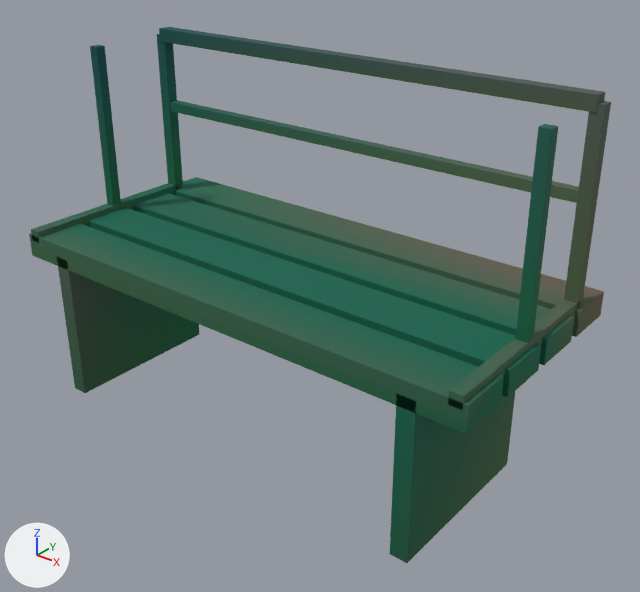
A saved change to the glTF model assets/kit/balcony_3m.glb.
Before and after are seen from a 50 mm camera at (2.94, -2.71, 1.96) aimed at (0.17, 0.75, -0.19). Every picture has the same lights, and +X, +Y and +Z are marked at lower left. The picture after the commit comes second. Vertices at exactly the same position are counted once.

Names of what the first picture shows: 'balcony'.
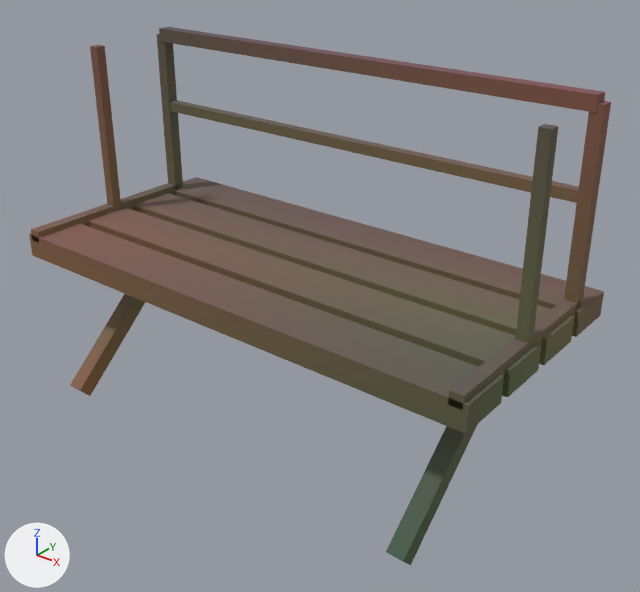
What differs and where, as boxes (x1, y1, x2, y2) in the pictures (640 x 592 px; the box of a moved part takes in the faces that stretch with it):
'balcony', reshaped
    before: (29, 27, 611, 563)
    after: (29, 27, 611, 565)
part 1 of me_balcony, moved or reshaped
    before: (57, 257, 199, 393)
    after: (70, 294, 145, 396)
part 2 of me_balcony, moved or reshaped
    before: (390, 391, 515, 563)
    after: (386, 425, 477, 565)
part 3 of me_balcony, recoloured (green to brown)
    both: (29, 27, 611, 563)

Edits to the bpy script that builds the scene:
```text
Change me_balcony:
    used by ob_balcony; location = (0.0, 0.0, 0.0)
    before: 96 (-1.25, 0.06, -1.0) at pixel (75, 387), 99 (-1.25, 1.05, -0.1), 100 (-1.15, 0.06, -1.0) at pixel (85, 393), 103 (-1.15, 1.05, -0.1)
    before: 104 (1.15, 0.06, -1.0) at pixel (389, 553), 107 (1.15, 1.05, -0.1), 108 (1.25, 0.06, -1.0) at pixel (407, 563), 111 (1.25, 1.05, -0.1)
    remove me_balcony.from_pydata(...)  # 112 vertices, 168 faces; spans x -1.5..1.5, y 0.06..1.44, z -1.0..1.04
    add me_balcony.from_pydata(...)  # 112 vertices, 168 faces; spans x -1.5..1.5, y 0.03..1.44, z -1.04..1.04
    me_balcony part 1
    add for i in [96, 99, 100, 103]: me_balcony.vertices[i].co += Vector((0.0, 0.03, -0.04))
    me_balcony.vertices[97].co: (-1.25, 0.06, -0.1) -> (-1.25, 0.03, -0.96)  # pixel (56, 256) -> pixel (69, 385)
    me_balcony.vertices[98].co: (-1.25, 1.05, -1.0) -> (-1.25, 1.02, -0.06)
    me_balcony.vertices[101].co: (-1.15, 0.06, -0.1) -> (-1.15, 0.03, -0.96)  # pixel (67, 260) -> pixel (79, 390)
    me_balcony.vertices[102].co: (-1.15, 1.05, -1.0) -> (-1.15, 1.02, -0.06)  # pixel (199, 334) -> not seen
    me_balcony part 2
    add for i in [104, 107, 108, 111]: me_balcony.vertices[i].co += Vector((0.0, 0.03, -0.04))
    me_balcony.vertices[105].co: (1.15, 0.06, -0.1) -> (1.15, 0.03, -0.96)  # pixel (396, 393) -> pixel (385, 551)
    me_balcony.vertices[106].co: (1.15, 1.05, -1.0) -> (1.15, 1.02, -0.06)
    me_balcony.vertices[109].co: (1.25, 0.06, -0.1) -> (1.25, 0.03, -0.96)  # pixel (416, 401) -> pixel (403, 561)
    me_balcony.vertices[110].co: (1.25, 1.05, -1.0) -> (1.25, 1.02, -0.06)  # pixel (507, 463) -> not seen
    me_balcony part 3: 156 kept faces spanning x -1.5..1.5, y 0.03..1.44, z -1.04..1.04 get new vertex colours
```
